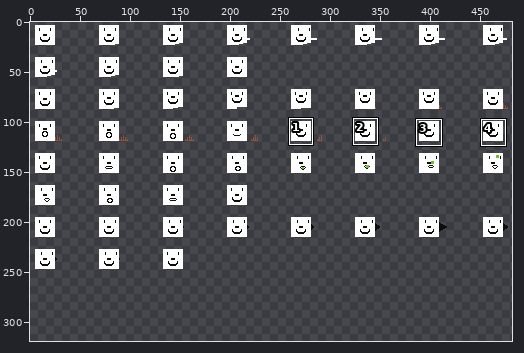
File history of a sprite sheet, blockAtks.png. The first picture is a wide view before the edit; the outline marks the close-up.
Close-up. The starting point:
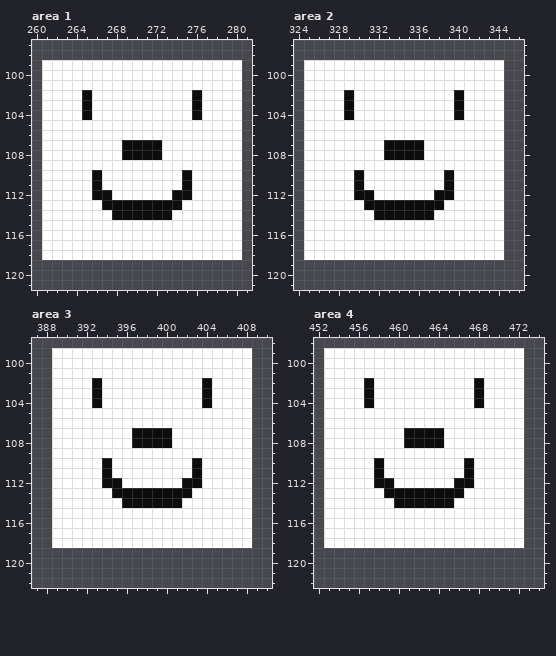
The file is 512x512 pixels. Shown: area 1: x 260..281, y 97..121; area 2: x 324..346, y 97..121; area 3: x 387..410, y 98..122; area 4: x 452..474, y 98..122. The wide view leaves out empty margins. The commit also changed other parts of the picture, which this record leaves out.
New version:
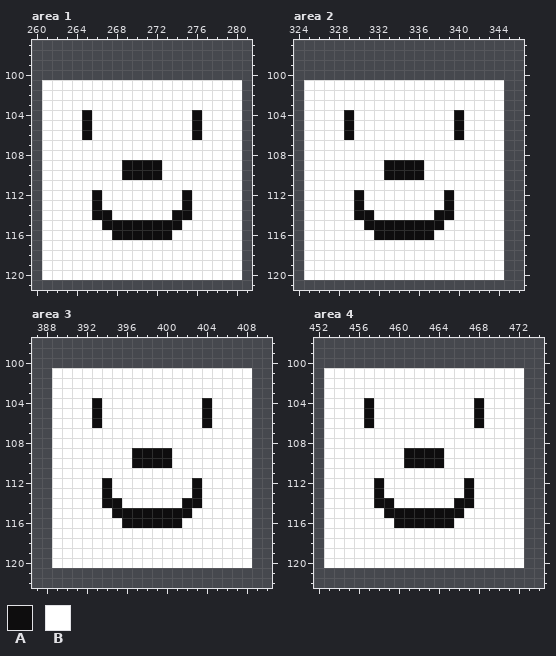
Palette (. is transparent): A #0e0d0e  B #ffffff
Difference:
--- area 1
@@ x 260..281 @@
  98 ......................
- 99 .BBBBBBBBBBBBBBBBBBBB.
-100 .BBBBBBBBBBBBBBBBBBBB.
+ 99 ......................
+100 ......................
 101 .BBBBBBBBBBBBBBBBBBBB.
-102 .BBBBABBBBBBBBBBABBBB.
-103 .BBBBABBBBBBBBBBABBBB.
+102 .BBBBBBBBBBBBBBBBBBBB.
+103 .BBBBBBBBBBBBBBBBBBBB.
 104 .BBBBABBBBBBBBBBABBBB.
-105 .BBBBBBBBBBBBBBBBBBBB.
-106 .BBBBBBBBBBBBBBBBBBBB.
-107 .BBBBBBBBAAAABBBBBBBB.
-108 .BBBBBBBBAAAABBBBBBBB.
-109 .BBBBBBBBBBBBBBBBBBBB.
-110 .BBBBBABBBBBBBBABBBBB.
-111 .BBBBBABBBBBBBBABBBBB.
-112 .BBBBBAABBBBBBAABBBBB.
-113 .BBBBBBAAAAAAAABBBBBB.
-114 .BBBBBBBAAAAAABBBBBBB.
-115 .BBBBBBBBBBBBBBBBBBBB.
-116 .BBBBBBBBBBBBBBBBBBBB.
+105 .BBBBABBBBBBBBBBABBBB.
+106 .BBBBABBBBBBBBBBABBBB.
+107 .BBBBBBBBBBBBBBBBBBBB.
+108 .BBBBBBBBBBBBBBBBBBBB.
+109 .BBBBBBBBAAAABBBBBBBB.
+110 .BBBBBBBBAAAABBBBBBBB.
+111 .BBBBBBBBBBBBBBBBBBBB.
+112 .BBBBBABBBBBBBBABBBBB.
+113 .BBBBBABBBBBBBBABBBBB.
+114 .BBBBBAABBBBBBAABBBBB.
+115 .BBBBBBAAAAAAAABBBBBB.
+116 .BBBBBBBAAAAAABBBBBBB.
 117 .BBBBBBBBBBBBBBBBBBBB.
 118 .BBBBBBBBBBBBBBBBBBBB.
-119 ......................
-120 ......................
+119 .BBBBBBBBBBBBBBBBBBBB.
+120 .BBBBBBBBBBBBBBBBBBBB.
 121 ......................
--- area 2
@@ x 324..346 @@
  98 .......................
- 99 .BBBBBBBBBBBBBBBBBBBB..
-100 .BBBBBBBBBBBBBBBBBBBB..
+ 99 .......................
+100 .......................
 101 .BBBBBBBBBBBBBBBBBBBB..
-102 .BBBBABBBBBBBBBBABBBB..
-103 .BBBBABBBBBBBBBBABBBB..
+102 .BBBBBBBBBBBBBBBBBBBB..
+103 .BBBBBBBBBBBBBBBBBBBB..
 104 .BBBBABBBBBBBBBBABBBB..
-105 .BBBBBBBBBBBBBBBBBBBB..
-106 .BBBBBBBBBBBBBBBBBBBB..
-107 .BBBBBBBBAAAABBBBBBBB..
-108 .BBBBBBBBAAAABBBBBBBB..
-109 .BBBBBBBBBBBBBBBBBBBB..
-110 .BBBBBABBBBBBBBABBBBB..
-111 .BBBBBABBBBBBBBABBBBB..
-112 .BBBBBAABBBBBBAABBBBB..
-113 .BBBBBBAAAAAAAABBBBBB..
-114 .BBBBBBBAAAAAABBBBBBB..
-115 .BBBBBBBBBBBBBBBBBBBB..
-116 .BBBBBBBBBBBBBBBBBBBB..
+105 .BBBBABBBBBBBBBBABBBB..
+106 .BBBBABBBBBBBBBBABBBB..
+107 .BBBBBBBBBBBBBBBBBBBB..
+108 .BBBBBBBBBBBBBBBBBBBB..
+109 .BBBBBBBBAAAABBBBBBBB..
+110 .BBBBBBBBAAAABBBBBBBB..
+111 .BBBBBBBBBBBBBBBBBBBB..
+112 .BBBBBABBBBBBBBABBBBB..
+113 .BBBBBABBBBBBBBABBBBB..
+114 .BBBBBAABBBBBBAABBBBB..
+115 .BBBBBBAAAAAAAABBBBBB..
+116 .BBBBBBBAAAAAABBBBBBB..
 117 .BBBBBBBBBBBBBBBBBBBB..
 118 .BBBBBBBBBBBBBBBBBBBB..
-119 .......................
-120 .......................
+119 .BBBBBBBBBBBBBBBBBBBB..
+120 .BBBBBBBBBBBBBBBBBBBB..
 121 .......................
--- area 3
@@ x 387..410 @@
  98 ........................
- 99 ..BBBBBBBBBBBBBBBBBBBB..
-100 ..BBBBBBBBBBBBBBBBBBBB..
+ 99 ........................
+100 ........................
 101 ..BBBBBBBBBBBBBBBBBBBB..
-102 ..BBBBABBBBBBBBBBABBBB..
-103 ..BBBBABBBBBBBBBBABBBB..
+102 ..BBBBBBBBBBBBBBBBBBBB..
+103 ..BBBBBBBBBBBBBBBBBBBB..
 104 ..BBBBABBBBBBBBBBABBBB..
-105 ..BBBBBBBBBBBBBBBBBBBB..
-106 ..BBBBBBBBBBBBBBBBBBBB..
-107 ..BBBBBBBBAAAABBBBBBBB..
-108 ..BBBBBBBBAAAABBBBBBBB..
-109 ..BBBBBBBBBBBBBBBBBBBB..
-110 ..BBBBBABBBBBBBBABBBBB..
-111 ..BBBBBABBBBBBBBABBBBB..
-112 ..BBBBBAABBBBBBAABBBBB..
-113 ..BBBBBBAAAAAAAABBBBBB..
-114 ..BBBBBBBAAAAAABBBBBBB..
-115 ..BBBBBBBBBBBBBBBBBBBB..
-116 ..BBBBBBBBBBBBBBBBBBBB..
+105 ..BBBBABBBBBBBBBBABBBB..
+106 ..BBBBABBBBBBBBBBABBBB..
+107 ..BBBBBBBBBBBBBBBBBBBB..
+108 ..BBBBBBBBBBBBBBBBBBBB..
+109 ..BBBBBBBBAAAABBBBBBBB..
+110 ..BBBBBBBBAAAABBBBBBBB..
+111 ..BBBBBBBBBBBBBBBBBBBB..
+112 ..BBBBBABBBBBBBBABBBBB..
+113 ..BBBBBABBBBBBBBABBBBB..
+114 ..BBBBBAABBBBBBAABBBBB..
+115 ..BBBBBBAAAAAAAABBBBBB..
+116 ..BBBBBBBAAAAAABBBBBBB..
 117 ..BBBBBBBBBBBBBBBBBBBB..
 118 ..BBBBBBBBBBBBBBBBBBBB..
-119 ........................
-120 ........................
+119 ..BBBBBBBBBBBBBBBBBBBB..
+120 ..BBBBBBBBBBBBBBBBBBBB..
 121 ........................
--- area 4
@@ x 452..474 @@
  98 .......................
- 99 .BBBBBBBBBBBBBBBBBBBB..
-100 .BBBBBBBBBBBBBBBBBBBB..
+ 99 .......................
+100 .......................
 101 .BBBBBBBBBBBBBBBBBBBB..
-102 .BBBBABBBBBBBBBBABBBB..
-103 .BBBBABBBBBBBBBBABBBB..
+102 .BBBBBBBBBBBBBBBBBBBB..
+103 .BBBBBBBBBBBBBBBBBBBB..
 104 .BBBBABBBBBBBBBBABBBB..
-105 .BBBBBBBBBBBBBBBBBBBB..
-106 .BBBBBBBBBBBBBBBBBBBB..
-107 .BBBBBBBBAAAABBBBBBBB..
-108 .BBBBBBBBAAAABBBBBBBB..
-109 .BBBBBBBBBBBBBBBBBBBB..
-110 .BBBBBABBBBBBBBABBBBB..
-111 .BBBBBABBBBBBBBABBBBB..
-112 .BBBBBAABBBBBBAABBBBB..
-113 .BBBBBBAAAAAAAABBBBBB..
-114 .BBBBBBBAAAAAABBBBBBB..
-115 .BBBBBBBBBBBBBBBBBBBB..
-116 .BBBBBBBBBBBBBBBBBBBB..
+105 .BBBBABBBBBBBBBBABBBB..
+106 .BBBBABBBBBBBBBBABBBB..
+107 .BBBBBBBBBBBBBBBBBBBB..
+108 .BBBBBBBBBBBBBBBBBBBB..
+109 .BBBBBBBBAAAABBBBBBBB..
+110 .BBBBBBBBAAAABBBBBBBB..
+111 .BBBBBBBBBBBBBBBBBBBB..
+112 .BBBBBABBBBBBBBABBBBB..
+113 .BBBBBABBBBBBBBABBBBB..
+114 .BBBBBAABBBBBBAABBBBB..
+115 .BBBBBBAAAAAAAABBBBBB..
+116 .BBBBBBBAAAAAABBBBBBB..
 117 .BBBBBBBBBBBBBBBBBBBB..
 118 .BBBBBBBBBBBBBBBBBBBB..
-119 .......................
-120 .......................
+119 .BBBBBBBBBBBBBBBBBBBB..
+120 .BBBBBBBBBBBBBBBBBBBB..
 121 .......................
